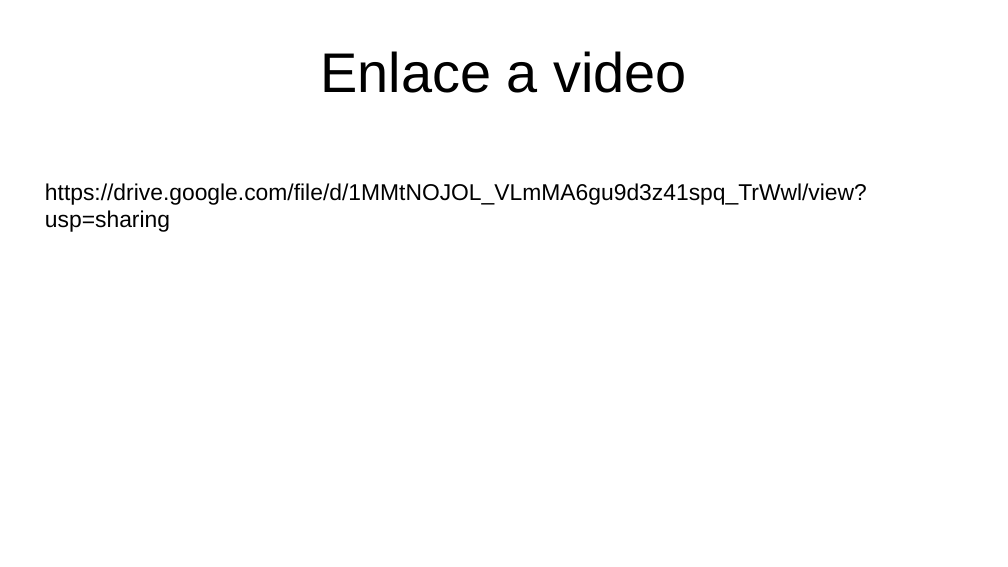
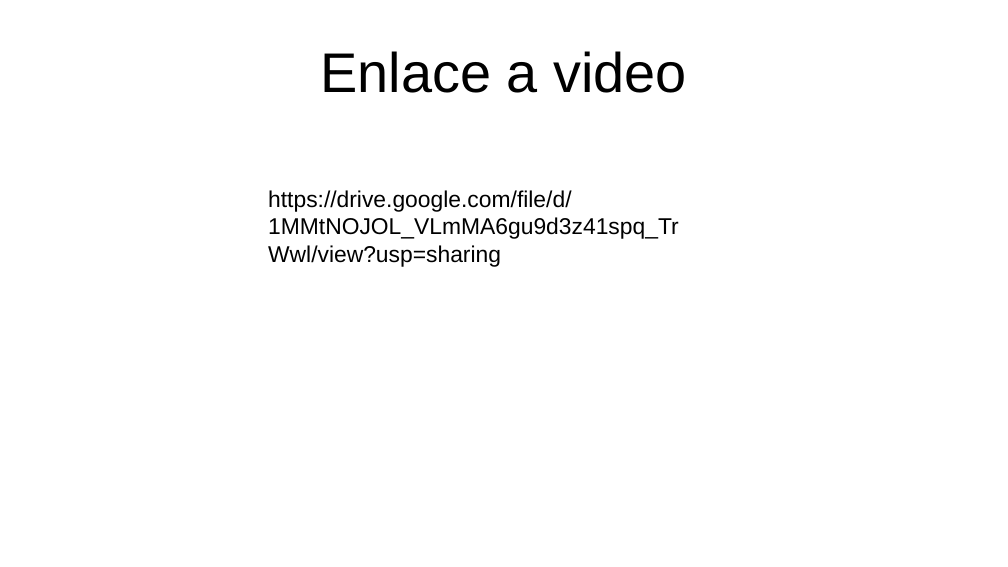
Before and after one commit to gabbriel95/Primer_examen_laboratorio, a slide deck: slide 10 of Documentación Recuperatorio labo 1.odp. Drawn at 1008x567 pixels with LibreOffice and Linux fonts; fonts in the diff are those of the drawing. Boxes give left, top, right and bottom in pixels: in the first picture for what was removed or moved away, otherwise in the second. Text is boxed around its words. In the diff, an @@ line names an element or a change of style, - is before the commit and + after.

Commit message:
fin fin

```diff
--- a/Documentación Recuperatorio labo 1.odp
+++ b/Documentación Recuperatorio labo 1.odp
@@ text "https://drive.google.com/file/d/1MMtNOJOL_VLmMA6gu9d3z41spq_ ..." rewrapped from (45, 183, 867, 232) to (268, 190, 679, 267) @@
```
